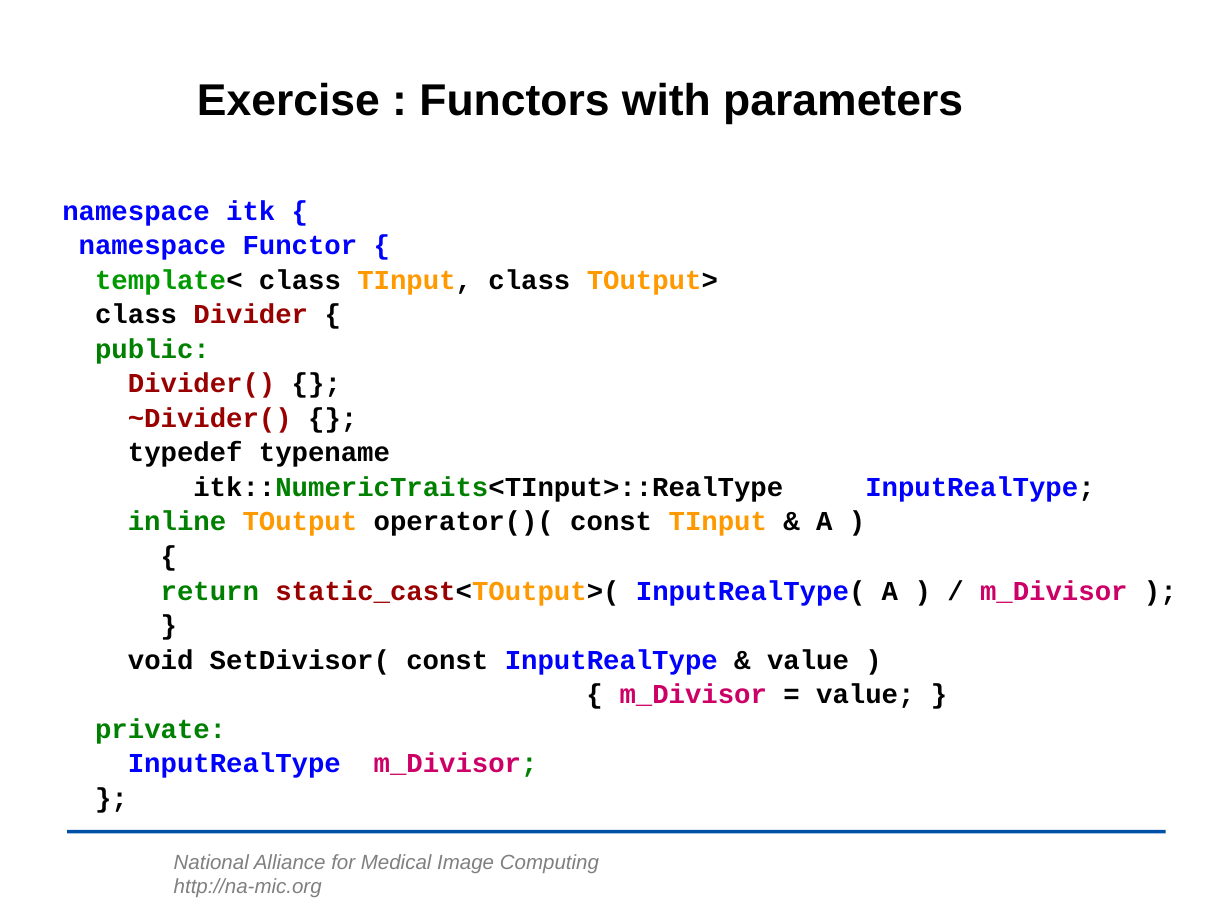
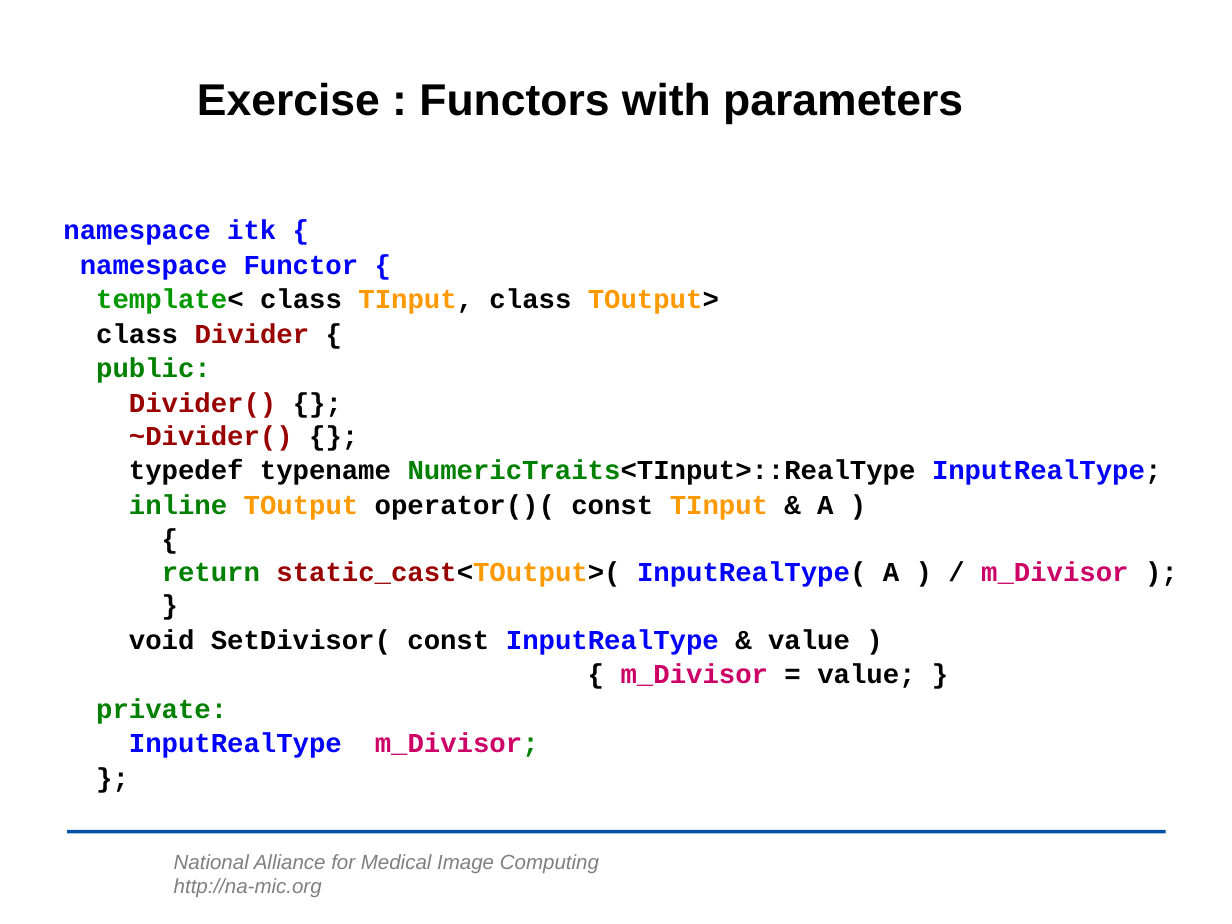
Before and after one commit to lheckemann/namic-sandbox, a slide deck: slide 25 of ITKAdvancedCourse/doc/presentations/Insight-Writing-a-New-Filter.ppt. Drawn at 1232x924 pixels with LibreOffice and Linux fonts; fonts in the diff are those of the drawing; background and template pictures are left out. Boxes give left, top, right and bottom in pixels: in the first picture for what was removed or moved away, otherwise in the second. Text is boxed around its words. In the diff, an @@ line names an element or a change of style, - is before the commit and + after.

```diff
--- a/ITKAdvancedCourse/doc/presentations/Insight-Writing-a-New-Filter.ppt
+++ b/ITKAdvancedCourse/doc/presentations/Insight-Writing-a-New-Filter.ppt
@@ text "namespace itk {" moved from (x1=62, y1=200, x2=1127, y2=778) to (x1=63, y1=220, x2=1161, y2=758) @@
@@ text at (x1=129, y1=393, x2=1161, y2=485): text changed @@
-Divider() {};
-~Divider() {};
-typedef typename
-itk::NumericTraits<TInput>::RealType InputRealType;
+Divider() {};
+~Divider() {};
+typedef typename NumericTraits<TInput>::RealType InputRealType;
@@ text at (x1=162, y1=562, x2=1128, y2=587): text changed @@
-{
-return static_cast<TOutput>( InputRealType( A ) / m_Divisor );
-}
+{
+return static_cast<TOutput>( InputRealType( A ) / m_Divisor );
+}
```
Also in this commit, not shown: 10 other slides changed, 16 slides added, 1 slide removed, 1 other file.
